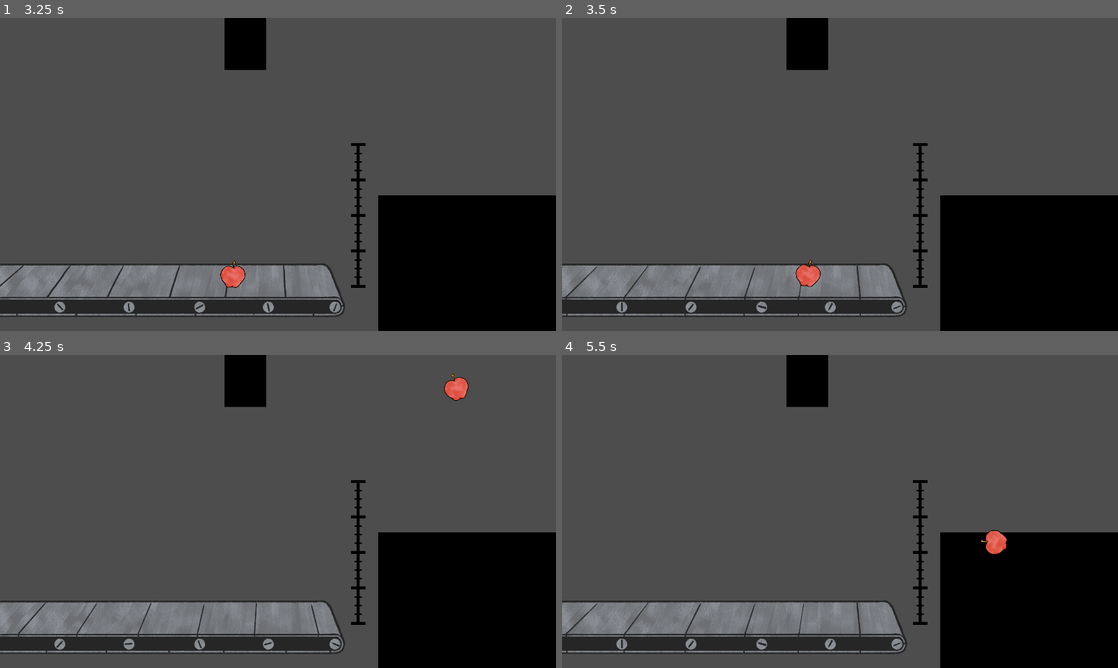
Above: before the commit, frames 1-4 (two rows, left to right).
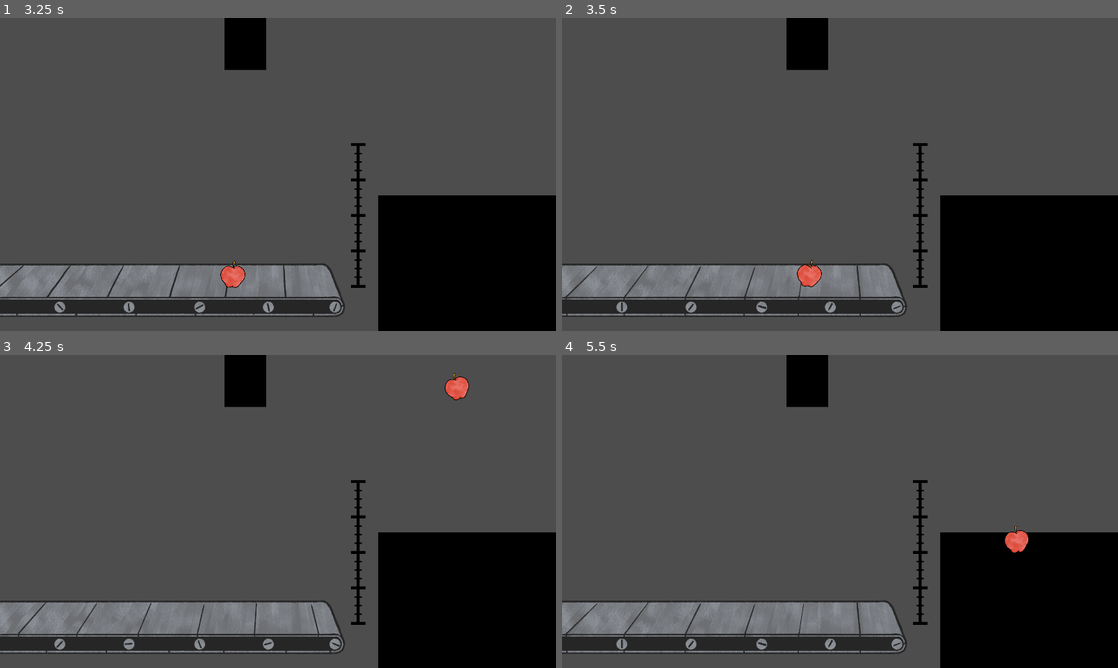
Above: after the commit, the same moments.

Repository: saadjiqbal/tip-the-scales
Game: Godot game, scene res://scenes/game.tscn
The game is run twice, just before and just after one commit, with the same random seed, the same clock (stepped at 60 frames per second) and the same inputs. The project has no main scene, so this scene is started directly.
Inputs (mouse positions are in pixels of both pictures, inside the frame that each line leads up to):
- Up to frame 1 (3.25 s): tap Enter (ui_accept) at 0.5, 0.77, 1.52, 3.02 s; move the mouse to (400, 158) at 0.52 s; press the mouse at (400, 158) at 0.53 s; move the mouse to (61, 274) at 1.27 s; release the mouse at (61, 274) at 1.28 s; click (61, 274) at 1.35 s; move the mouse to (333, 105) at 2.02 s; hold Right mouse button (RightClick) 2.03-2.78 s; click (333, 105) at 2.3 s; move the mouse to (250, 237) at 2.77 s; click (250, 237) at 2.85 s
- Up to frame 2 (3.5 s): no input
- Up to frame 3 (4.25 s): move the mouse to (444, 558) at 3.52 s; press the mouse at (444, 558) at 3.53 s; tap Enter (ui_accept) at 3.77 s
- Up to frame 4 (5.5 s): move the mouse to (673, 464) at 4.27 s; release the mouse at (673, 464) at 4.28 s; right-click (673, 464) at 4.35 s; tap Enter (ui_accept) at 4.52 s; click (673, 464) at 4.55 s; move the mouse to (867, 511) at 5.02 s; press the mouse at (867, 511) at 5.03 s

Frame 1 is identical in both runs. In frame 2, less than 0.1% of the frame differs, in the area x 42-47%, y 77-86%; in frame 3, less than 0.1%; in frame 4, 0.5%, in the area x 75-84%, y 54-64%.

Commit message:
SFX and Bug fixes

Diff:
--- a/scenes/conveyor_belt.tscn
+++ b/scenes/conveyor_belt.tscn
@@ -45,8 +45,10 @@
 shape = SubResource("RectangleShape2D_es4ei")
 
 [node name="ObjectDetector" type="RayCast2D" parent="."]
-position = Vector2(848, -328)
+position = Vector2(852, -639)
 scale = Vector2(50, 8)
+target_position = Vector2(0.0200005, 88.125)
 
 [node name="AudioStreamPlayer" type="AudioStreamPlayer" parent="."]
 stream = ExtResource("6_nx7qx")
+volume_db = 8.771
--- a/scenes/game.tscn
+++ b/scenes/game.tscn
@@ -7,6 +7,7 @@
 [ext_resource type="PackedScene" uid="uid://bqtmnirqb2oaw" path="res://scenes/platform.tscn" id="5_31v04"]
 [ext_resource type="PackedScene" uid="uid://cmqhipa1dja3t" path="res://scenes/scanner.tscn" id="5_t77b4"]
 [ext_resource type="PackedScene" uid="uid://l5sgoluep11v" path="res://scenes/teleporter.tscn" id="7_x186n"]
+[ext_resource type="AudioStream" uid="uid://bp85jp075xji8" path="res://Audio/Music/S06_E06_GMTK_2024.mp3" id="8_8ehep"]
 
 [node name="Game" type="Node2D"]
 script = ExtResource("1_nx7mq")
@@ -27,6 +28,9 @@
 texture = ExtResource("4_ein4x")
 
 [node name="Scanner" parent="." instance=ExtResource("5_t77b4")]
-position = Vector2(2033, 633)
+position = Vector2(2794, 676)
 
 [node name="Manual" type="Sprite2D" parent="."]
+
+[node name="AudioStreamPlayer" type="AudioStreamPlayer" parent="."]
+stream = ExtResource("8_8ehep")
--- a/scenes/scanner.tscn
+++ b/scenes/scanner.tscn
@@ -7,4 +7,4 @@
 
 [node name="RayCast2D" type="RayCast2D" parent="."]
 scale = Vector2(15, 15)
-target_position = Vector2(-50, 0)
+target_position = Vector2(-100, 0)
--- a/scenes/teleporter.tscn
+++ b/scenes/teleporter.tscn
@@ -2,7 +2,7 @@
 
 [ext_resource type="Texture2D" uid="uid://dkr81ncof3g5t" path="res://sprites/place_holder_art/Temp_Box.png" id="1_lui12"]
 [ext_resource type="Script" path="res://scenes/teleporter.gd" id="2_st1fq"]
-[ext_resource type="AudioStream" uid="uid://bw8yiunqy2h1t" path="res://Audio/SFX/SFX_Teleport.wav" id="3_6728b"]
+[ext_resource type="AudioStream" uid="uid://lbqvrytov8fl" path="res://Audio/SFX/SFX_Teleport_03.wav" id="3_1p2uf"]
 
 [node name="Teleporter" type="Sprite2D"]
 scale = Vector2(0.19, 0.398667)
@@ -13,5 +13,4 @@
 scale = Vector2(50, 45)
 
 [node name="AudioStreamPlayer" type="AudioStreamPlayer" parent="."]
-stream = ExtResource("3_6728b")
-volume_db = -5.272
+stream = ExtResource("3_1p2uf")
--- a/scripts/game.gd
+++ b/scripts/game.gd
@@ -1,7 +1,7 @@
 extends Node2D
 
 func _ready() -> void:
-	pass
+	$AudioStreamPlayer.play()
 
 func _physics_process(delta) -> void:
 	pass
--- a/scripts/object_resize.gd
+++ b/scripts/object_resize.gd
@@ -27,7 +27,10 @@
 
 	#Left click to scale up the object
 	if Input.is_action_pressed("LeftClick") && mouse_in_object:
-		scale_object_up = true
+		if sprite_2d.scale.x < 0.8:
+			scale_object_up = true
+		else:
+			scale_object_up = false
 		if $AudioStreamPlayer2D.playing == false:
 			$AudioStreamPlayer2D.playing = true
 
Not shown, added: Audio/Music/S06_E05_GMTK_2024.mp3.import
Not shown, added: Audio/Music/S06_E06_GMTK_2024.mp3.import
Not shown, added: Audio/SFX/SFX_Teleport_02.wav.import
Not shown, added: Audio/SFX/SFX_Teleport_03.wav.import
Not shown: 1 places in scenes/game.tscn that only renumber resources
Not shown, added: Audio/Music/S06_E05_GMTK_2024.mp3
Not shown, added: Audio/Music/S06_E06_GMTK_2024.mp3
Not shown, added: Audio/SFX/SFX_Teleport_02.wav
Not shown, added: Audio/SFX/SFX_Teleport_03.wav
